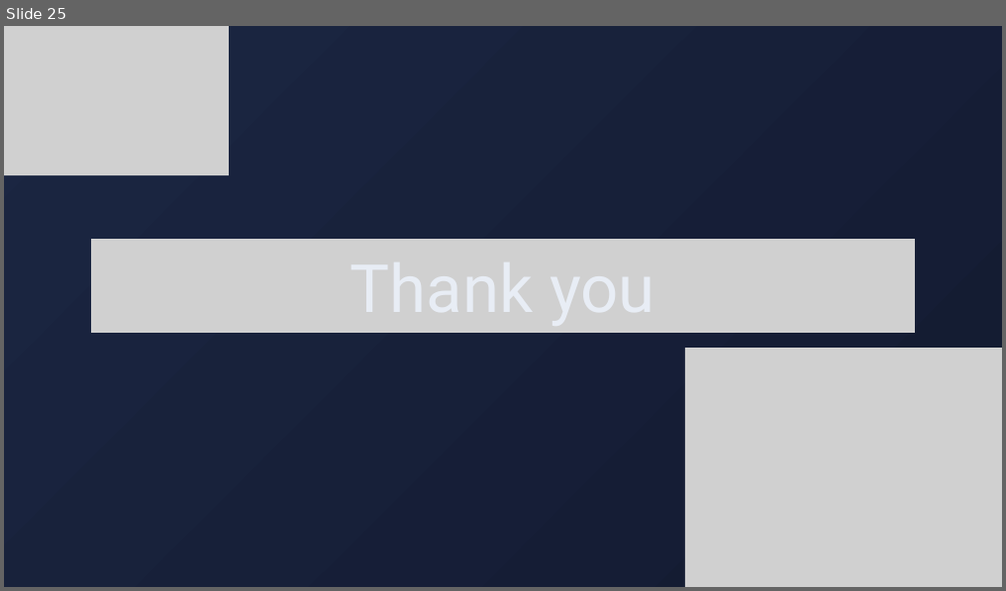
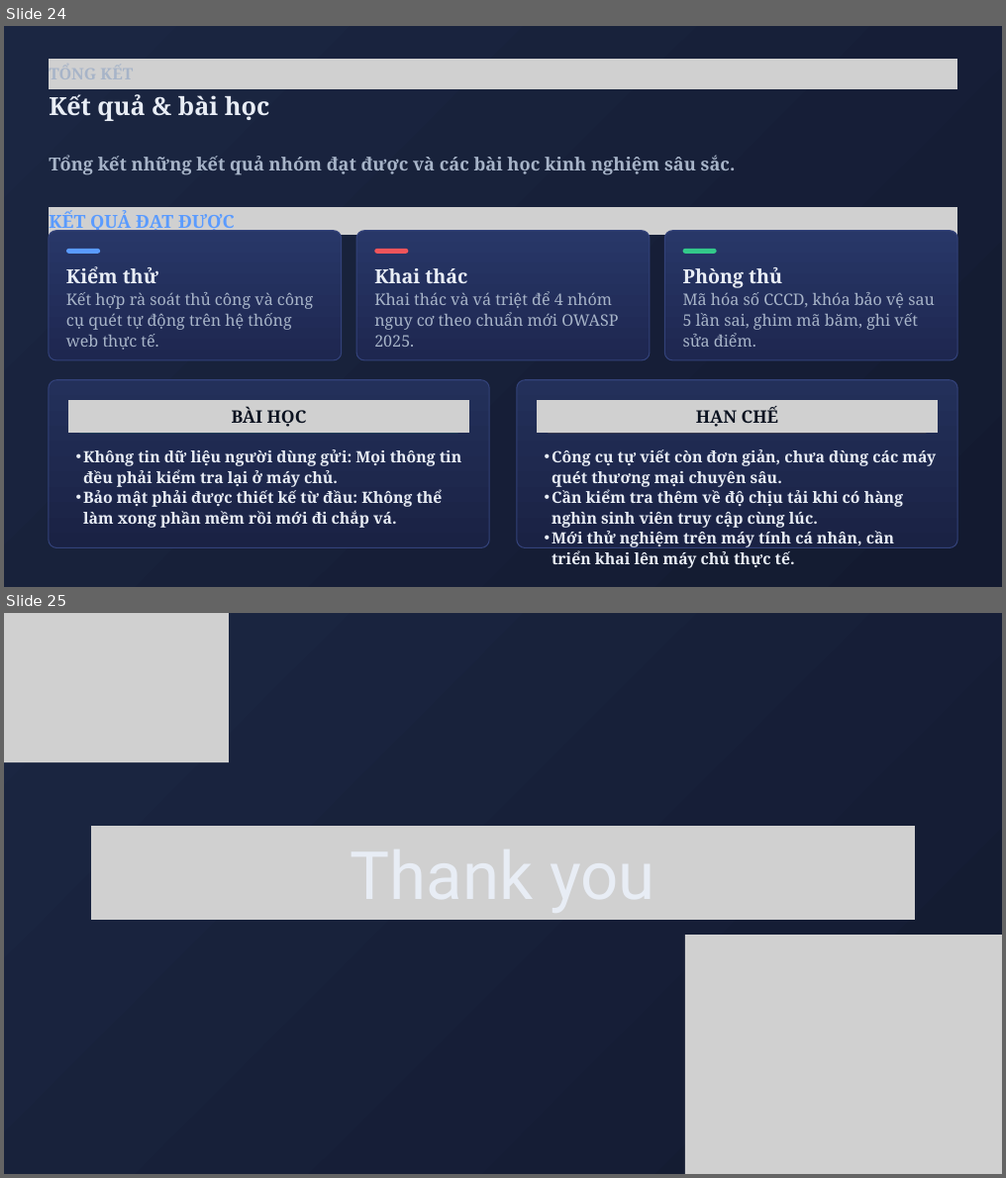
Before and after one commit to Luffyreals/EduFlaw-CSATTT, a slide deck: EduFlaw-OWASP2025.pptx. Shown one above the other, each under a label of ours: slide 25 before the commit, slides 24 and 25 after it. The pictures are 1006x591 and 1006x1178 pixels, drawn with LibreOffice and Linux fonts; fonts in the diff are those of the drawing; grey boxes stand for pictures. Boxes give left, top, right and bottom in pixels: in the first picture for what was removed or moved away, otherwise in the second. Text is boxed around its words. In the diff, an @@ line names an element or a change of style, - is before the commit and + after.

Commit message:
style(slides): update 86 text blocks in EduFlaw-OWASP2025.pptx to be concise and jargon-free

```diff
--- a/EduFlaw-OWASP2025.pptx
+++ b/EduFlaw-OWASP2025.pptx
@@ slide 24 added at (4,26,1002,587), background gradient #1B2642 to #131A30 @@
@@ picture added at (49,59,957,89) @@
@@ text added at (49,94,270,121), 36 pt, text #E8EDF5, bold @@
+Kết quả & bài học
@@ text added at (49,155,736,175), 26 pt, text #A7B4C8, bold @@
+Tổng kết những kết quả nhóm đạt được và các bài học kinh nghiệm sâu sắc.
@@ picture added at (49,207,957,235) @@
@@ text added at (49,211,235,234), 26 pt, text #5A9BFF, bold @@
+KẾT QUẢ ĐẠT ĐƯỢC
@@ freeform shape added at (49,231,342,361), fill gradient #283768 to #1E2750, outline #33427A 1.5 pt @@
@@ freeform shape added at (356,231,649,361), fill gradient #283768 to #1E2750, outline #33427A 1.5 pt @@
@@ freeform shape added at (664,231,957,361), fill gradient #283768 to #1E2750, outline #33427A 1.5 pt @@
@@ freeform shape added at (66,249,100,254), fill #5A9BFF @@
@@ freeform shape added at (374,249,409,254), fill #F0555B @@
@@ freeform shape added at (682,249,717,254), fill #33C98A @@
@@ text added at (66,267,313,350), 23 pt, text #A7B4C8 @@
+Kiểm thử
+Kết hợp rà soát thủ công và công cụ quét tự động trên hệ thống web thực tế.
@@ text added at (374,269,618,347), 23 pt, text #A7B4C8 @@
+Khai thác
+Khai thác và vá triệt để 4 nhóm nguy cơ theo chuẩn mới OWASP 2025.
@@ text added at (683,268,935,330), 23 pt, text #A7B4C8 @@
+Phòng thủ
+Mã hóa số CCCD, khóa bảo vệ sau 5 lần sai, ghim mã băm, ghi vết sửa điểm.
@@ freeform shape added at (49,380,489,549), fill gradient #23305A to #1A2244, outline #33427A 1.5 pt @@
@@ freeform shape added at (517,380,957,549), fill gradient #23305A to #1A2244, outline #33427A 1.5 pt @@
@@ freeform shape added at (68,400,469,433), fill #33C98A @@
@@ picture added at (68,400,469,433) @@
@@ text added at (232,407,307,427), 25 pt, text #0B1220, bold @@
+BÀI HỌC
@@ freeform shape added at (537,400,938,433), fill #F3B64B @@
@@ picture added at (537,400,938,433) @@
@@ text added at (696,407,778,427), 25 pt, text #0B1220, bold @@
+HẠN CHẾ
@@ text added at (83,450,461,528), 22.5 pt, text #E8EDF5, bold @@
+  • Không tin dữ liệu người dùng gửi: Mọi thông tin đều phải kiểm tra lại ở máy chủ.
+  • Bảo mật phải được thiết kế từ đầu: Không thể làm xong phần mềm rồi mới đi chắp vá.
@@ text added at (551,450,936,569), 22.5 pt, text #E8EDF5, bold @@
+  • Công cụ tự viết còn đơn giản, chưa dùng các máy quét thương mại chuyên sâu.
+  • Cần kiểm tra thêm về độ chịu tải khi có hàng nghìn sinh viên truy cập cùng lúc.
+  • Mới thử nghiệm trên máy tính cá nhân, cần triển khai lên máy chủ thực tế.
```
Also in this commit, not shown: 20 slides changed, 3 other slides added, 4 slides removed.
